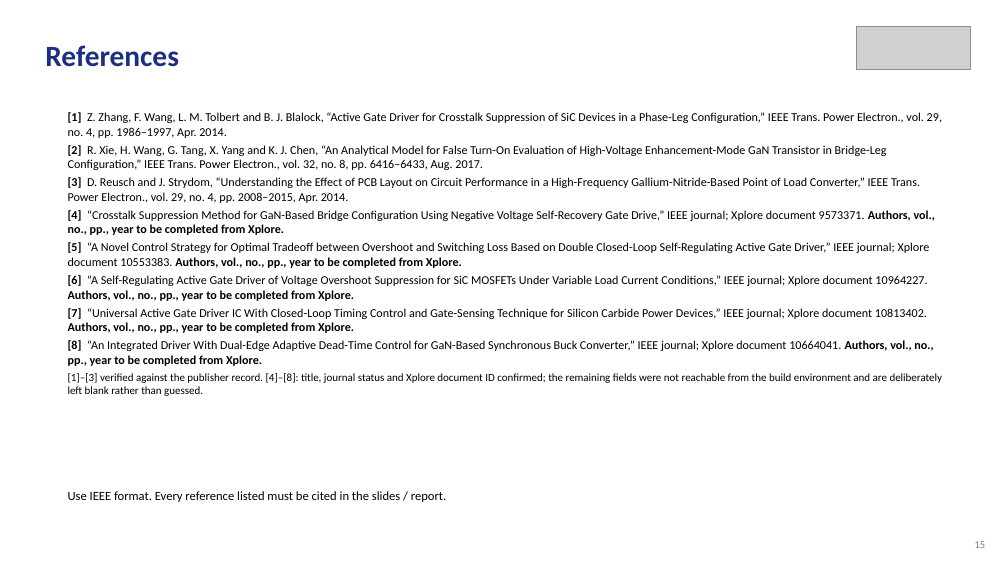
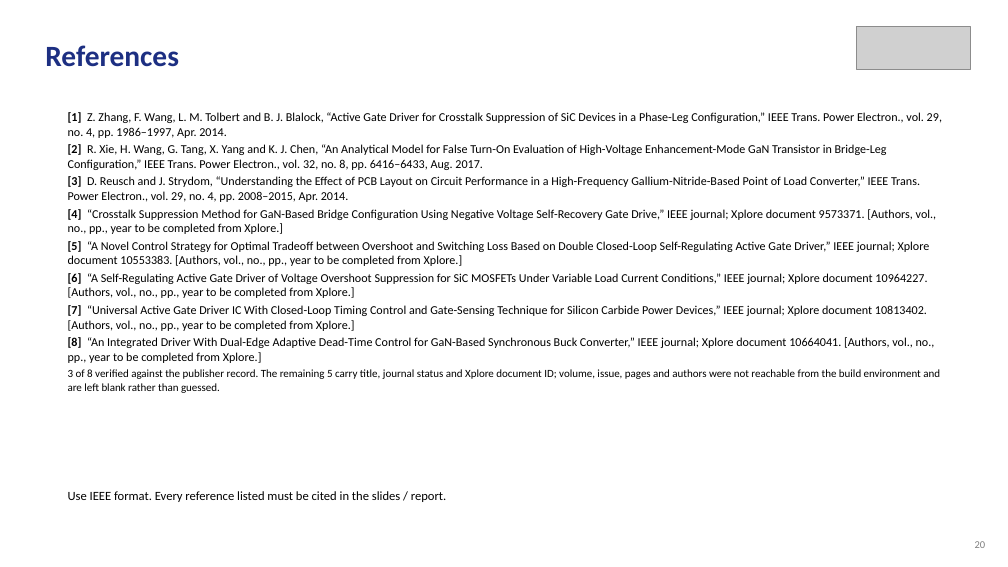
Before and after one commit to Amritha902/gan-driver, a slide deck: slide 20 of review/Review1_GaN_Segmented_Gate_Driver.pptx (slide 15 before the commit). Drawn at 1008x567 pixels with LibreOffice and Linux fonts; fonts in the diff are those of the drawing; grey boxes stand for pictures. Boxes give left, top, right and bottom in pixels: in the first picture for what was removed or moved away, otherwise in the second. Text is boxed around its words. In the diff, an @@ line names an element or a change of style, - is before the commit and + after.

```diff
--- a/review/Review1_GaN_Segmented_Gate_Driver.pptx
+++ b/review/Review1_GaN_Segmented_Gate_Driver.pptx
@@ text at [68, 209, 940, 393]: text changed @@
-[4] “Crosstalk Suppression Method for GaN-Based Bridge Configuration Using Negative Voltage Self-Recovery Gate Drive,” IEEE journal; Xplore document 9573371. Authors, vol., no., pp., year to be completed from Xplore.
-[5] “A Novel Control Strategy for Optimal Tradeoff between Overshoot and Switching Loss Based on Double Closed-Loop Self-Regulating Active Gate Driver,” IEEE journal; Xplore document 10553383. Authors, vol., no., pp., year to be completed from Xplore.
-[6] “A Self-Regulating Active Gate Driver of Voltage Overshoot Suppression for SiC MOSFETs Under Variable Load Current Conditions,” IEEE journal; Xplore document 10964227. Authors, vol., no., pp., year to be completed from Xplore.
-[7] “Universal Active Gate Driver IC With Closed-Loop Timing Control and Gate-Sensing Technique for Silicon Carbide Power Devices,” IEEE journal; Xplore document 10813402. Authors, vol., no., pp., year to be completed from Xplore.
-[8] “An Integrated Driver With Dual-Edge Adaptive Dead-Time Control for GaN-Based Synchronous Buck Converter,” IEEE journal; Xplore document 10664041. Authors, vol., no., pp., year to be completed from Xplore.
-[1]–[3] verified against the publisher record. [4]–[8]: title, journal status and Xplore document ID confirmed; the remaining fields were not reachable from the build environment and are deliberately left blank rather than guessed.
+[4] “Crosstalk Suppression Method for GaN-Based Bridge Configuration Using Negative Voltage Self-Recovery Gate Drive,” IEEE journal; Xplore document 9573371. [Authors, vol., no., pp., year to be completed from Xplore.]
+[5] “A Novel Control Strategy for Optimal Tradeoff between Overshoot and Switching Loss Based on Double Closed-Loop Self-Regulating Active Gate Driver,” IEEE journal; Xplore document 10553383. [Authors, vol., no., pp., year to be completed from Xplore.]
+[6] “A Self-Regulating Active Gate Driver of Voltage Overshoot Suppression for SiC MOSFETs Under Variable Load Current Conditions,” IEEE journal; Xplore document 10964227. [Authors, vol., no., pp., year to be completed from Xplore.]
+[7] “Universal Active Gate Driver IC With Closed-Loop Timing Control and Gate-Sensing Technique for Silicon Carbide Power Devices,” IEEE journal; Xplore document 10813402. [Authors, vol., no., pp., year to be completed from Xplore.]
+[8] “An Integrated Driver With Dual-Edge Adaptive Dead-Time Control for GaN-Based Synchronous Buck Converter,” IEEE journal; Xplore document 10664041. [Authors, vol., no., pp., year to be completed from Xplore.]
+3 of 8 verified against the publisher record. The remaining 5 carry title, journal status and Xplore document ID; volume, issue, pages and authors were not reachable from the build environment and are left blank rather than guessed.
@@ text at [975, 541, 986, 548]: text changed @@
-15
+20
```
Also in this commit, not shown: 11 other slides changed, 5 slides added, 28 other files.
